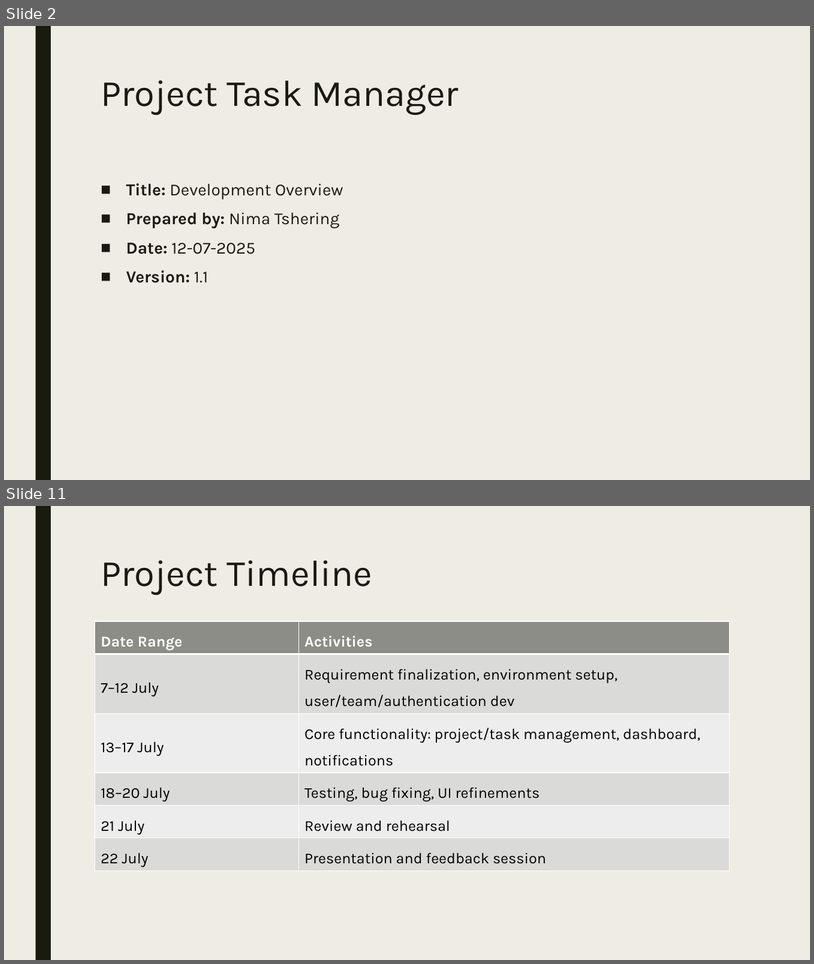
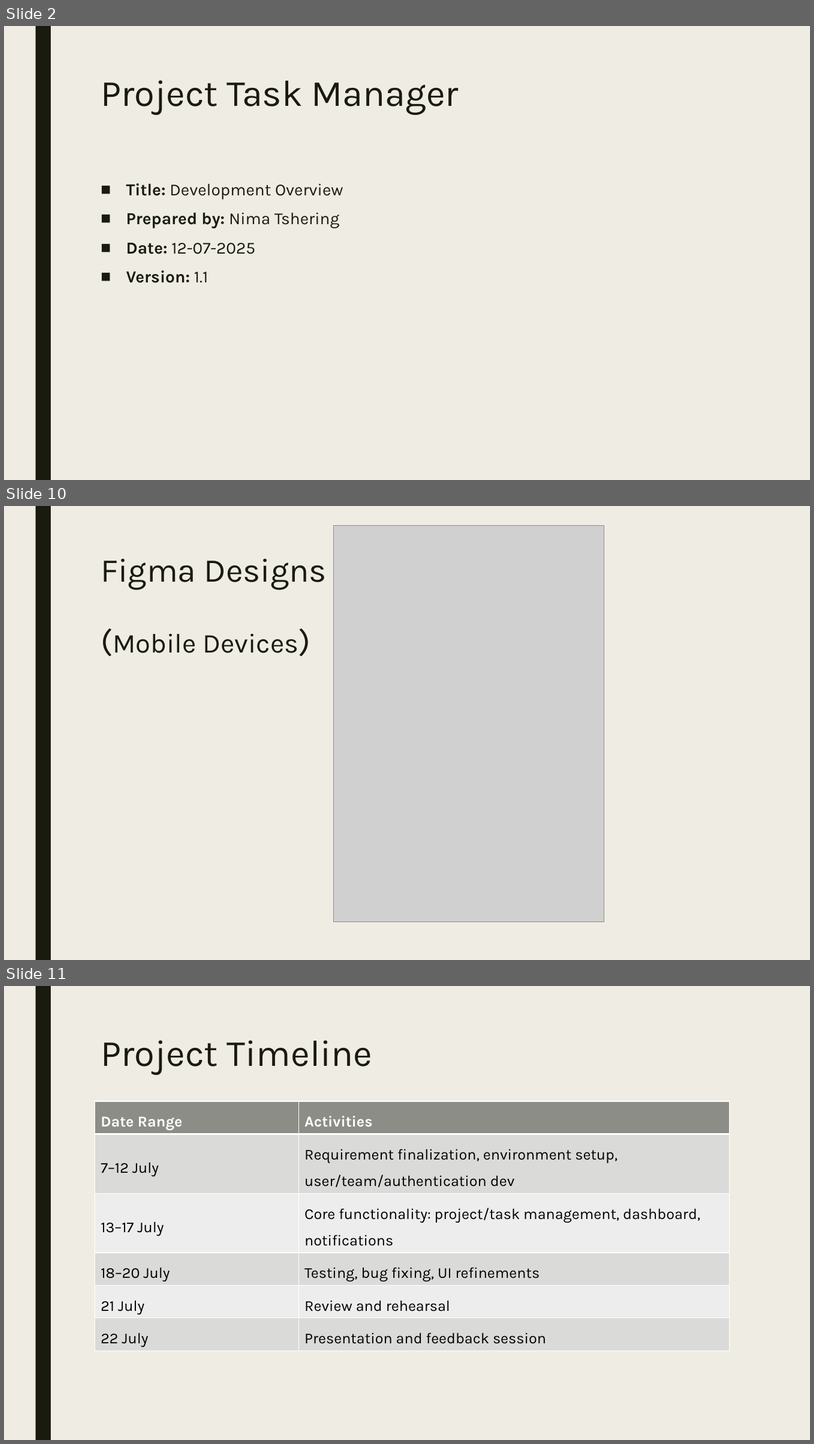
Before and after one commit to nimatshering/capstone-project, a slide deck: Presentation.pptx. Shown one above the other, each under a label of ours: slides 2 and 11 before the commit, slides 2, 10 and 11 after it; the slides between them are not shown. The pictures are 814x964 and 814x1444 pixels, drawn with LibreOffice and Linux fonts; fonts in the diff are those of the drawing; grey boxes stand for pictures. Boxes give left, top, right and bottom in pixels: in the first picture for what was removed or moved away, otherwise in the second. Text is boxed around its words. In the diff, an @@ line names an element or a change of style, - is before the commit and + after.

```diff
--- a/Presentation.pptx
+++ b/Presentation.pptx
@@ slide 10 added at bbox=[4, 506, 810, 960], background #EFEDE3; not listed: 1 template element that a slide beside it also shows @@
@@ picture added at bbox=[333, 525, 604, 922] @@
@@ title added at bbox=[101, 559, 327, 653], 39.6 pt, text #191B0E @@
+Figma Designs
+(Mobile Devices)
```
Also in this commit, not shown: 4 slides changed, 7 other slides added, 7 slides removed, 3 other files.
